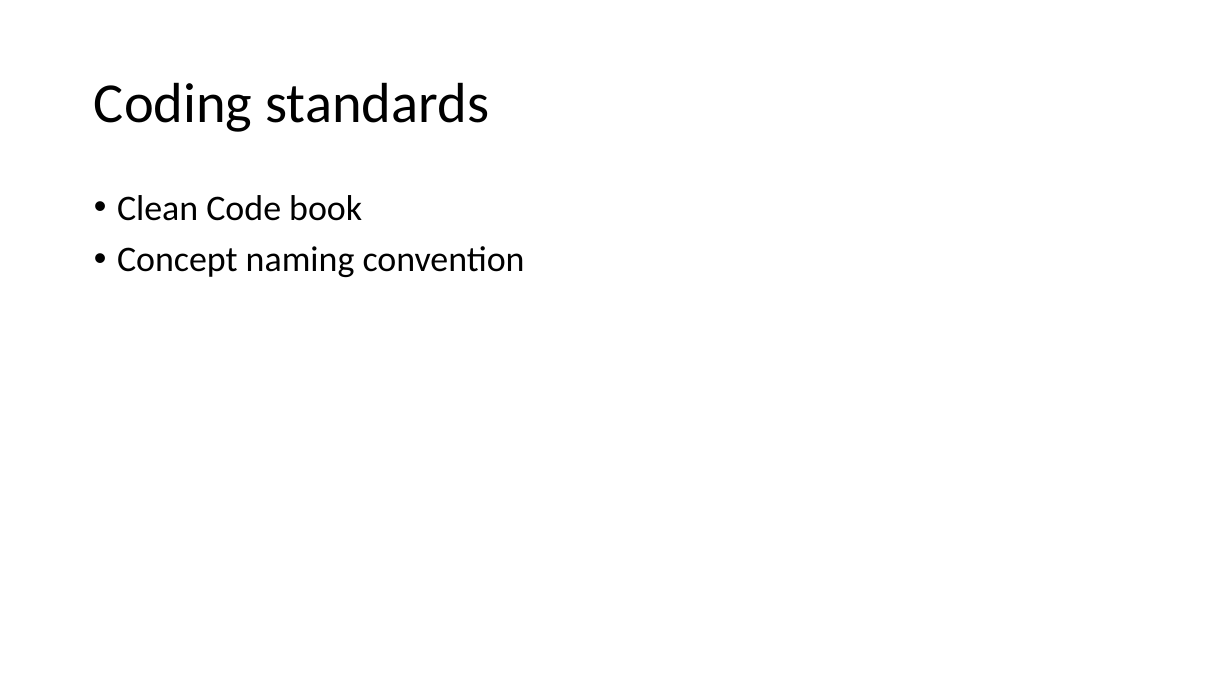
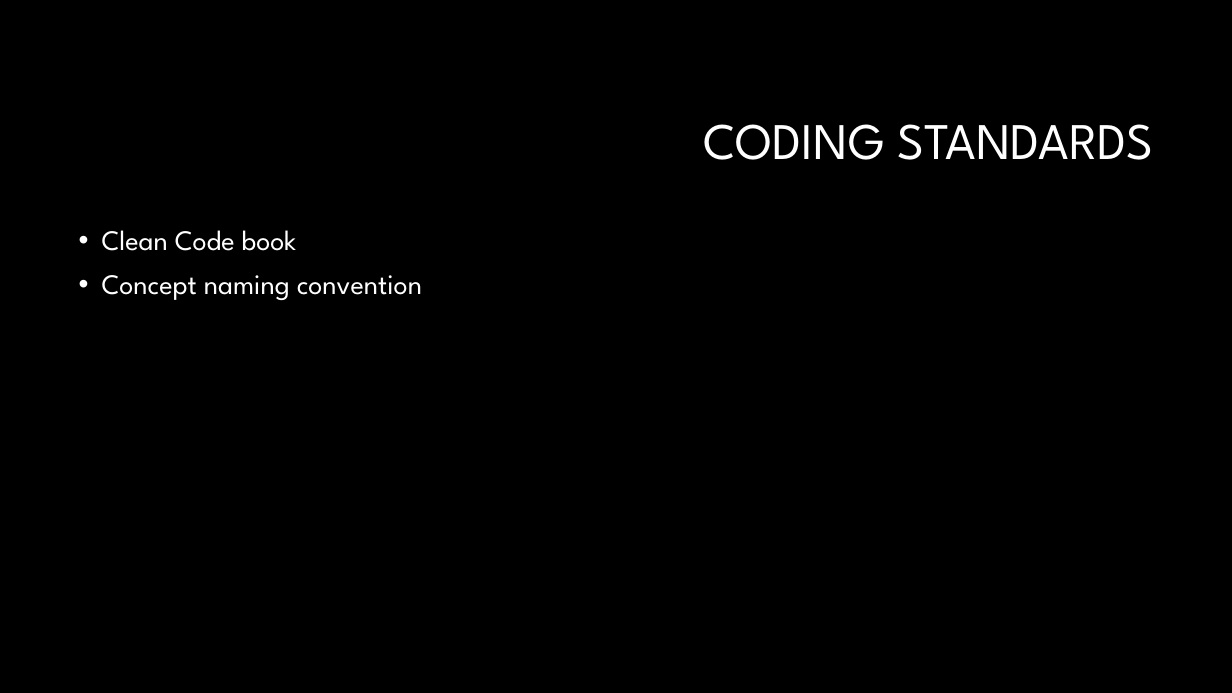
Before and after one commit to AndreasRichardsen/gtl_project, a slide deck: slide 17 of presentation material/Exam Presentation.pptx (slide 16 before the commit). Drawn at 1232x693 pixels with LibreOffice and Linux fonts; fonts in the diff are those of the drawing; background and template pictures are left out. Boxes give left, top, right and bottom in pixels: in the first picture for what was removed or moved away, otherwise in the second. Text is boxed around its words. In the diff, an @@ line names an element or a change of style, - is before the commit and + after.

```diff
--- a/presentation material/Exam Presentation.pptx
+++ b/presentation material/Exam Presentation.pptx
@@ background #FFFFFF to #000000 @@
@@ title at bbox=[704, 124, 1154, 160]: text changed; size 44 to 40 pt; font Calibri to League Spartan; text colour #000000 to #FFFFFF @@
-Coding standards
+CODING STANDARDS
@@ text "Clean Code book": place and size @@
-text "Clean Code book" at bbox=[117, 195, 525, 277]
+text "Clean Code book" at bbox=[102, 230, 422, 300]
@@ text "Clean Code book" at bbox=[102, 230, 422, 300]: size 28 to 22 pt, font Calibri to League Spartan, text colour #000000 to #FFFFFF @@
```
Also in this commit, not shown: 19 other slides changed, 2 slides added, 2 slides removed.
